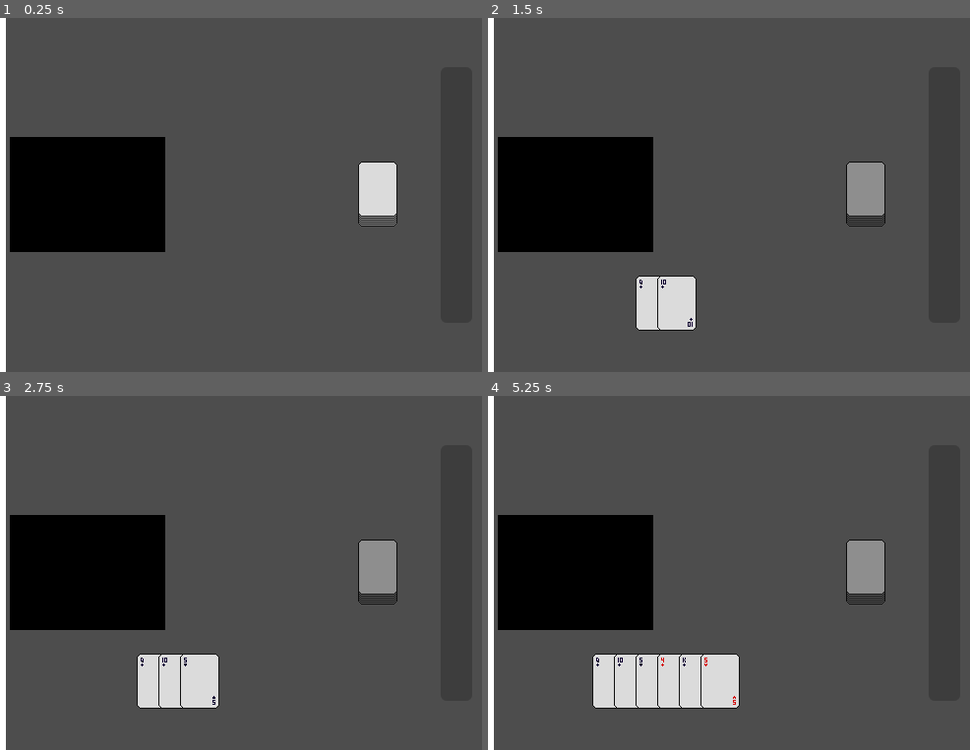
Above: before the commit, frames 1-4 (two rows, left to right).
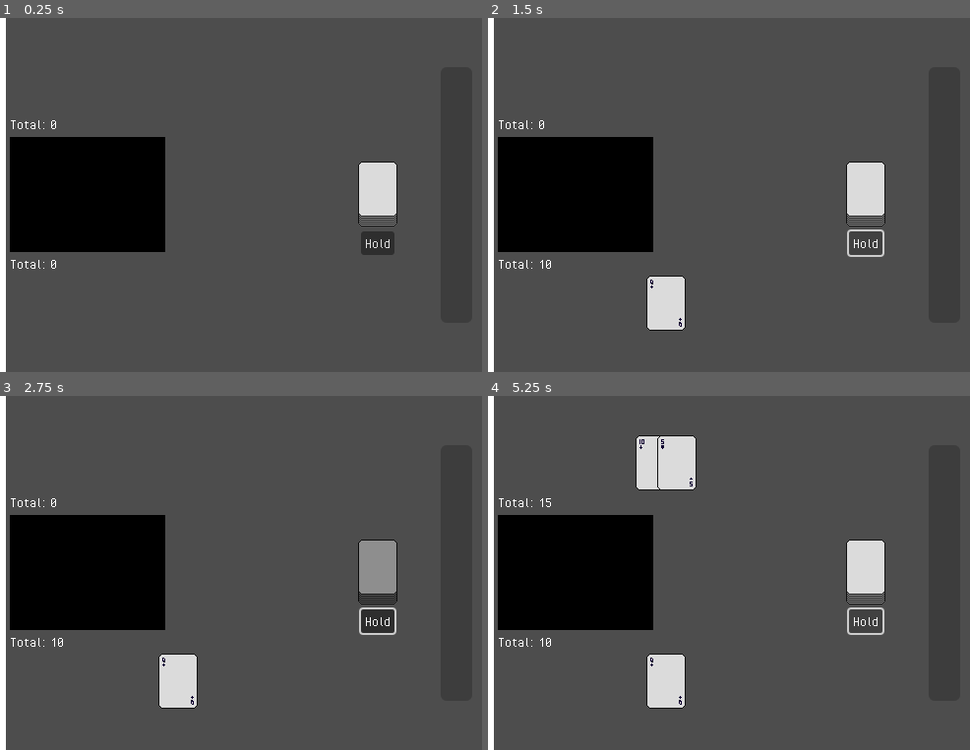
Above: after the commit, the same moments.

Repository: kytoaa/gmtk-project-2025
Game: Godot game, scene res://scenes/game_scene.tscn
Same seed, same stepped clock (60 frames per second), same inputs: the game is played once before the commit and once after it.
Inputs (mouse positions are in pixels of both pictures, inside the frame that each line leads up to; where the layout moved, square brackets give the same spot in the first picture):
- Up to frame 1 (0.25 s): no input
- Up to frame 2 (1.5 s): click (863, 195) at 0.5 s; click (863, 244) [863, 195] at 1.25 s
- Up to frame 3 (2.75 s): click (375, 573) at 2 s
- Up to frame 4 (5.25 s): click (863, 622) [863, 573] at 2.75 s; click (863, 573) at 3.5 s; click (863, 622) [863, 573] at 4.25 s; tap Enter (ui_accept) at 5 s; hold Enter (ui_accept) from 5.03 s (still down)

The runs differ from the first frame. In frame 1, 0.6% of the frame differs, in the area x 2-82%, y 28-71%; in frame 2, 2.4%; in frame 3, 2.2%; in frame 4, 7.2%, in the area x 2-83%, y 11-89%.

Commit message:
hold button

Diff:
--- a/project.godot
+++ b/project.godot
@@ -34,6 +34,10 @@
 "res://systems/": "gray"
 }
 
+[gui]
+
+theme/custom_font="uid://d2ffbevas2n66"
+
 [rendering]
 
 textures/canvas_textures/default_texture_filter=0
--- a/scenes/game_scene.gd
+++ b/scenes/game_scene.gd
@@ -10,7 +10,9 @@
 @onready var dealer_hand: Hand = Hand.new()
 
 @onready var player_hand_display: CardContainer = $UI/SegmentSplitter/VBoxContainer2/PlayerCards/MarginContainer/CardContainer
+@onready var player_hand_total: Label = $UI/SegmentSplitter/VBoxContainer2/PlayerCards/TotalDisplay
 @onready var dealer_hand_display: CardContainer = $UI/SegmentSplitter/VBoxContainer2/OpponentCards/MarginContainer/CardContainer
+@onready var dealer_hand_total: Label = $UI/SegmentSplitter/VBoxContainer2/OpponentCards/TotalDisplay
 
 var player_turn: bool = true
 
@@ -30,14 +32,22 @@
 		return
 
 	var card = self.draw_card(player_hand, player_hand_display, player_lose)
+	player_hand_total.text = "Total: " + str(player_hand.sum)
 	if "mokepon" in card:
 		player_turn = false
+
+func player_hold() -> void:
+	if not player_turn:
+		return
+
+	player_turn = false
 
 func draw_dealer_card() -> void:
 	if player_turn:
 		return
 
 	var card = self.draw_card(dealer_hand, dealer_hand_display, dealer_lose)
+	dealer_hand_total.text = "Total: " + str(dealer_hand.sum)
 	if "mokepon" in card:
 		game_data.cheat_meter += 20.0
 
@@ -63,6 +73,7 @@
 
 
 func player_lose() -> void:
+	player_turn = false
 	SignalBus.on_player_loss.emit()
 
 func dealer_lose() -> void:
--- a/scenes/game_scene.tscn
+++ b/scenes/game_scene.tscn
@@ -49,6 +49,13 @@
 layout_mode = 2
 size_flags_vertical = 3
 
+[node name="TotalDisplay" type="Label" parent="UI/SegmentSplitter/VBoxContainer2/OpponentCards"]
+offset_top = 100.0
+offset_right = 320.0
+offset_bottom = 116.0
+text = "Total: 0"
+vertical_alignment = 2
+
 [node name="MarginContainer" type="MarginContainer" parent="UI/SegmentSplitter/VBoxContainer2/OpponentCards"]
 layout_mode = 1
 anchors_preset = 15
@@ -85,6 +92,12 @@
 [node name="PlayerCards" type="Control" parent="UI/SegmentSplitter/VBoxContainer2"]
 layout_mode = 2
 size_flags_vertical = 3
+
+[node name="TotalDisplay" type="Label" parent="UI/SegmentSplitter/VBoxContainer2/PlayerCards"]
+layout_mode = 2
+offset_right = 320.0
+offset_bottom = 16.0
+text = "Total: 0"
 
 [node name="MarginContainer" type="MarginContainer" parent="UI/SegmentSplitter/VBoxContainer2/PlayerCards"]
 layout_mode = 1
@@ -138,6 +151,14 @@
 theme_override_styles/pressed = SubResource("StyleBoxFlat_kk2rg")
 theme_override_styles/normal = SubResource("StyleBoxEmpty_b5spy")
 
+[node name="Button" type="Button" parent="UI/SegmentSplitter/RightSide/VBoxContainer/Deck"]
+layout_mode = 0
+offset_left = 33.0
+offset_top = 96.0
+offset_right = 67.0
+offset_bottom = 120.0
+text = "Hold"
+
 [node name="Control3" type="Control" parent="UI/SegmentSplitter/RightSide/VBoxContainer"]
 layout_mode = 2
 size_flags_vertical = 3
@@ -157,3 +178,4 @@
 show_percentage = false
 
 [connection signal="pressed" from="UI/SegmentSplitter/RightSide/VBoxContainer/Deck/Sprite2D/Button" to="." method="draw_player_card"]
+[connection signal="pressed" from="UI/SegmentSplitter/RightSide/VBoxContainer/Deck/Button" to="." method="player_hold"]
--- a/systems/items/mokepon.gd
+++ b/systems/items/mokepon.gd
@@ -13,7 +13,9 @@
 
 var mokepon: Mokepon
 
-static func build(mokepon: Mokepon) -> MokeponCard:
+static func build(mokepon: Mokepon, count: int = 1) -> MokeponCard:
 	var card = MokeponCard.new()
 	card.mokepon = mokepon
+	card.count = count
+	card.itemtype = ItemType.MokeponCard
 	return card
--- /dev/null
+++ b/theme.tres
@@ -0,0 +1,3 @@
+[gd_resource type="Theme" format=3 uid="uid://usmb37xaw1hc"]
+
+[resource]
Binary file added: ui/PixelOperator.ttf
Not shown, added: ui/PixelOperator.ttf.import
